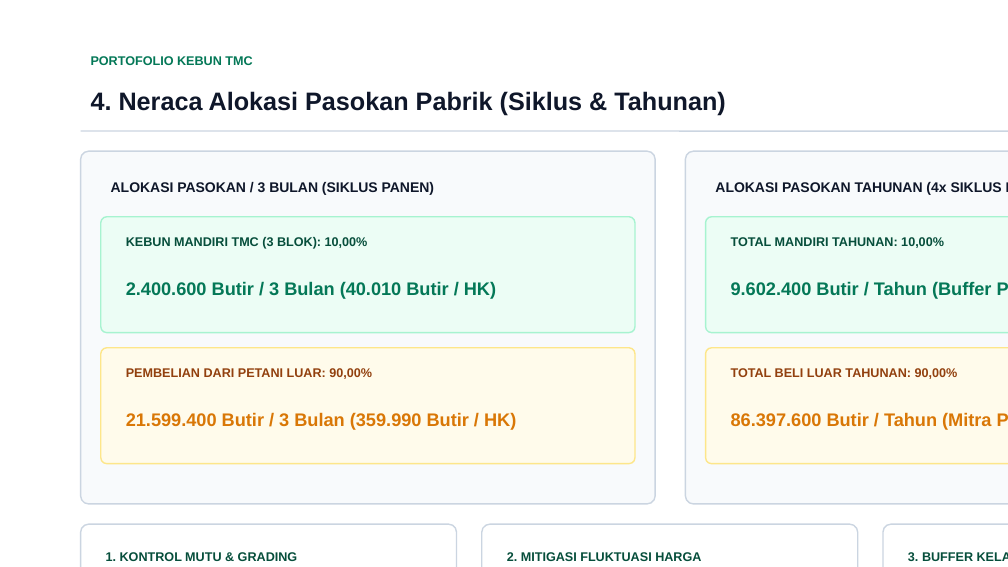
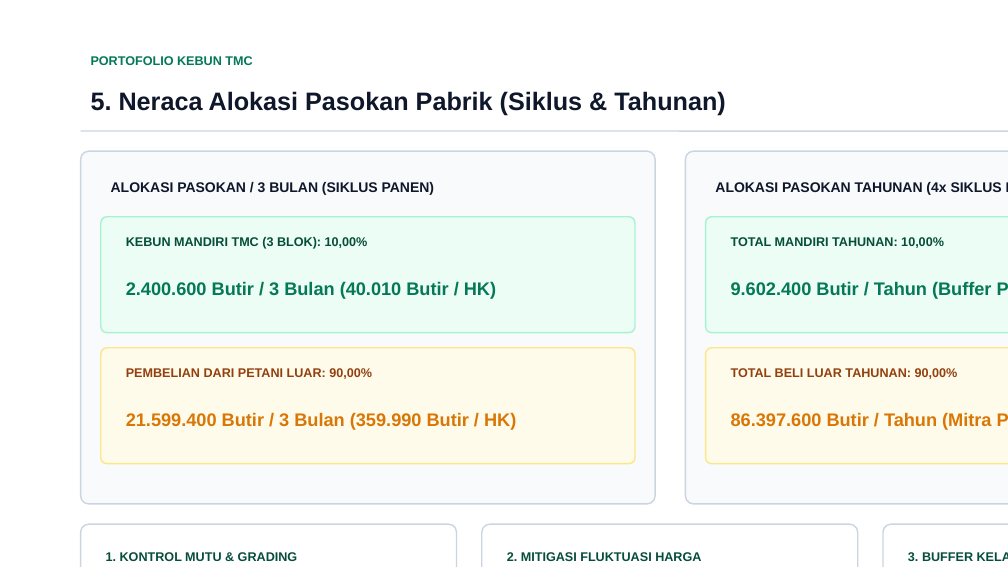
Before and after one commit to aldohalada19/estimasi, a slide deck: slide 6 of PAPARAN_ESTIMASI_STRATEGIS_PORTOFOLIO_KEBUN_TMC.pptx (slide 5 before the commit). Drawn at 1008x567 pixels with LibreOffice and Linux fonts; fonts in the diff are those of the drawing. Boxes give left, top, right and bottom in pixels: in the first picture for what was removed or moved away, otherwise in the second. Text is boxed around its words. In the diff, an @@ line names an element or a change of style, - is before the commit and + after.

```diff
--- a/PAPARAN_ESTIMASI_STRATEGIS_PORTOFOLIO_KEBUN_TMC.pptx
+++ b/PAPARAN_ESTIMASI_STRATEGIS_PORTOFOLIO_KEBUN_TMC.pptx
@@ text at (x1=91, y1=91, x2=725, y2=116): text changed @@
-4. Neraca Alokasi Pasokan Pabrik (Siklus & Tahunan)
+5. Neraca Alokasi Pasokan Pabrik (Siklus & Tahunan)
```
Also in this commit, not shown: 2 other slides changed, 1 slide added, 8 other files.
